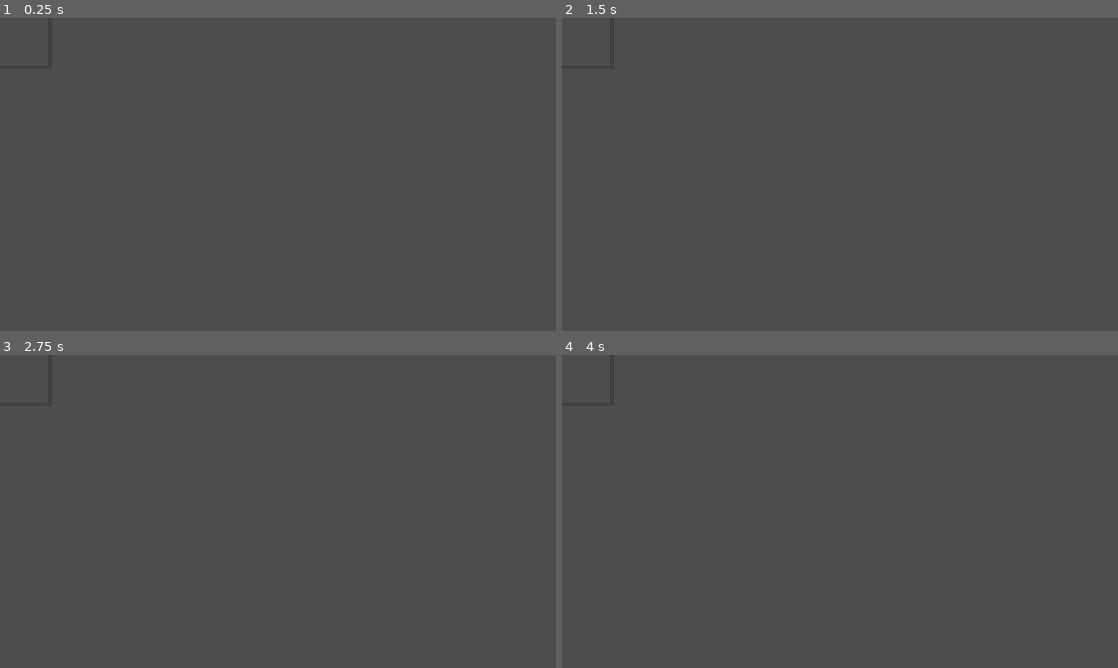
Above: before the commit, frames 1-4 (two rows, left to right).
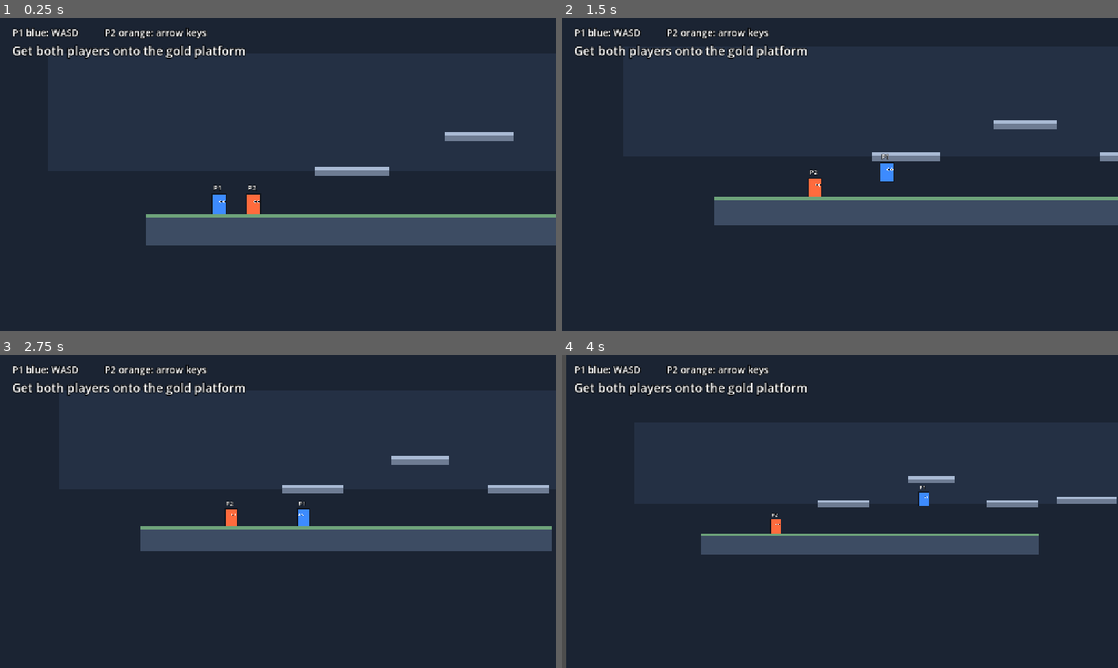
Above: after the commit, the same moments.

Repository: tnymeng/godotthingymabober
Game: Godot game, scene res://main.tscn
The game is run twice, just before and just after one commit, with the same random seed, the same clock (stepped at 60 frames per second) and the same inputs. Before the commit the project starts from res://node_2d.tscn.
Inputs:
- Up to frame 1 (0.25 s): no input
- Up to frame 2 (1.5 s): hold R 0.53-1.28 s; hold D from 0.53 s (still down); tap W at 0.77, 0.8, 1.07, 1.35 s
- Up to frame 3 (2.75 s): tap W at 1.52, 1.82, 2.3 s; tap R at 1.55 s; release D at 2.03 s; hold A from 2.03 s (still down); hold R from 2.03 s (still down)
- Up to frame 4 (4 s): release A at 2.78 s; release R at 2.78 s; hold D from 2.78 s (still down); tap R at 2.85 s; tap W at 3.02, 3.32, 3.6, 3.77 s

The runs differ from the first frame. In frame 1, 93% of the frame differs, in the area x 0-100%, y 0-100%; in frame 2, 94%; in frame 3, 95%; in frame 4, 95%.

Commit message:
hi

Diff:
--- /dev/null
+++ b/game.gd
@@ -0,0 +1,199 @@
+extends Node2D
+
+const GROUND := Color("3d4c63")
+const GROUND_TOP := Color("6ea37a")
+const STONE := Color("6e7c93")
+const STONE_TOP := Color("a9bad4")
+const GOLD := Color("e2b34d")
+const GOLD_TOP := Color("ffe08a")
+
+var _player_one: Player
+var _player_two: Player
+var _camera: Camera2D
+var _banner: Label
+var _on_goal: Dictionary = {}
+var _won := false
+var _restart_was := false
+
+func _ready() -> void:
+	_build_sky()
+	_build_level()
+	_build_goal()
+	_spawn_players()
+	_build_camera()
+	_build_hud()
+
+func _build_sky() -> void:
+	_quad(Rect2(-400, -500, 4200, 1800), Color("1b2433"), -20)
+	_quad(Rect2(-200, 300, 3800, 240), Color("243044"), -19)
+
+func _physics_process(delta: float) -> void:
+	_follow_players(delta)
+	_refresh_banner()
+	var restart := Input.is_physical_key_pressed(KEY_R)
+	if _won and restart and not _restart_was:
+		get_tree().reload_current_scene()
+	_restart_was = restart
+
+func _build_level() -> void:
+	_platform(Vector2(500, 660), Vector2(1000, 64), GROUND, GROUND_TOP)
+	_platform(Vector2(420, 540), Vector2(150, 20), STONE, STONE_TOP)
+	_platform(Vector2(680, 470), Vector2(140, 20), STONE, STONE_TOP)
+	_platform(Vector2(920, 540), Vector2(150, 20), STONE, STONE_TOP)
+	_platform(Vector2(1140, 530), Vector2(180, 20), STONE, STONE_TOP)
+	_platform(Vector2(1630, 660), Vector2(700, 64), GROUND, GROUND_TOP)
+	_platform(Vector2(1480, 500), Vector2(160, 20), STONE, STONE_TOP)
+	_platform(Vector2(1685, 400), Vector2(170, 20), STONE, STONE_TOP)
+	_platform(Vector2(1900, 510), Vector2(140, 20), STONE, STONE_TOP)
+	_platform(Vector2(2240, 548), Vector2(220, 20), STONE, STONE_TOP, true)
+	_platform(Vector2(2900, 660), Vector2(800, 64), GROUND, GROUND_TOP)
+	_platform(Vector2(2620, 540), Vector2(150, 20), STONE, STONE_TOP)
+	_platform(Vector2(2760, 470), Vector2(150, 20), STONE, STONE_TOP)
+	_platform(Vector2(3040, 360), Vector2(210, 22), GOLD, GOLD_TOP)
+
+func _quad(rect: Rect2, color: Color, z: int) -> void:
+	var poly := Polygon2D.new()
+	poly.z_index = z
+	poly.color = color
+	poly.polygon = PackedVector2Array([
+		rect.position,
+		rect.position + Vector2(rect.size.x, 0),
+		rect.position + rect.size,
+		rect.position + Vector2(0, rect.size.y),
+	])
+	add_child(poly)
+
+func _platform(center: Vector2, size: Vector2, fill: Color, top: Color, moving := false) -> Node2D:
+	var body: Node2D = MovingPlatform.new() if moving else StaticBody2D.new()
+	body.position = center
+	var shape := CollisionShape2D.new()
+	var rect := RectangleShape2D.new()
+	rect.size = size
+	shape.shape = rect
+	body.add_child(shape)
+	body.add_child(_slab(size, fill))
+	var cap_h := minf(8.0, size.y * 0.4)
+	var cap := _slab(Vector2(size.x, cap_h), top)
+	cap.position = Vector2(0, -size.y * 0.5 + cap_h * 0.5)
+	body.add_child(cap)
+	add_child(body)
+	return body
+
+func _slab(size: Vector2, color: Color) -> Polygon2D:
+	var poly := Polygon2D.new()
+	var half := size * 0.5
+	poly.polygon = PackedVector2Array([
+		Vector2(-half.x, -half.y),
+		Vector2(half.x, -half.y),
+		Vector2(half.x, half.y),
+		Vector2(-half.x, half.y),
+	])
+	poly.color = color
+	return poly
+
+func _spawn_players() -> void:
+	_player_one = _make_player(Vector2(150, 626), KEY_A, KEY_D, KEY_W, Color("3d8bff"), "P1")
+	_player_two = _make_player(Vector2(220, 626), KEY_LEFT, KEY_RIGHT, KEY_UP, Color("ff6b3d"), "P2")
+
+func _make_player(at: Vector2, left: Key, right: Key, jump: Key, color: Color, label: String) -> Player:
+	var player := Player.new()
+	player.position = at
+	player.left_key = left
+	player.right_key = right
+	player.jump_key = jump
+	player.body_color = color
+	player.player_name = label
+	player.spawn_point = at
+	add_child(player)
+	return player
+
+func _build_goal() -> void:
+	var area := Area2D.new()
+	area.position = Vector2(3040, 300)
+	area.collision_mask = 2
+	var shape := CollisionShape2D.new()
+	var rect := RectangleShape2D.new()
+	rect.size = Vector2(170, 120)
+	shape.shape = rect
+	area.add_child(shape)
+	var flag := Polygon2D.new()
+	flag.polygon = PackedVector2Array([
+		Vector2(78, 28), Vector2(84, 28), Vector2(84, -70), Vector2(78, -70),
+	])
+	flag.color = Color("f4f7fb")
+	area.add_child(flag)
+	var cloth := Polygon2D.new()
+	cloth.polygon = PackedVector2Array([
+		Vector2(84, -70), Vector2(132, -52), Vector2(84, -34),
+	])
+	cloth.color = Color("e85d4c")
+	area.add_child(cloth)
+	area.body_entered.connect(_on_goal_entered)
+	area.body_exited.connect(_on_goal_exited)
+	add_child(area)
+
+func _build_camera() -> void:
+	_camera = Camera2D.new()
+	_camera.position = Vector2(480, 420)
+	_camera.zoom = Vector2(1.15, 1.15)
+	add_child(_camera)
+	_camera.make_current()
+
+func _build_hud() -> void:
+	var layer := CanvasLayer.new()
+	add_child(layer)
+	var title := _label("P1 blue: WASD          P2 orange: arrow keys", 22)
+	title.position = Vector2(28, 18)
+	layer.add_child(title)
+	_banner = _label("Get both players onto the gold platform", 28)
+	_banner.position = Vector2(28, 56)
+	layer.add_child(_banner)
+
+func _label(text: String, size: int) -> Label:
+	var label := Label.new()
+	label.text = text
+	label.add_theme_font_size_override("font_size", size)
+	label.add_theme_color_override("font_color", Color.WHITE)
+	label.add_theme_color_override("font_outline_color", Color(0, 0, 0, 0.85))
+	label.add_theme_constant_override("outline_size", 8)
+	return label
+
+func _follow_players(delta: float) -> void:
+	if _player_one == null or _player_two == null:
+		return
+	var midpoint := (_player_one.global_position + _player_two.global_position) * 0.5
+	midpoint.y -= 30.0
+	var span := absf(_player_one.global_position.x - _player_two.global_position.x)
+	var span_y := absf(_player_one.global_position.y - _player_two.global_position.y)
+	var fit := maxf(span / 900.0, span_y / 420.0)
+	var target_zoom := clampf(1.2 - fit, 0.55, 1.2)
+	var blend := 1.0 - exp(-5.0 * delta)
+	_camera.global_position = _camera.global_position.lerp(midpoint, blend)
+	_camera.zoom = _camera.zoom.lerp(Vector2.ONE * target_zoom, blend)
+
+func _on_goal_entered(body: Node2D) -> void:
+	if not body.is_in_group("players"):
+		return
+	_on_goal[body] = true
+	_refresh_banner()
+
+func _on_goal_exited(body: Node2D) -> void:
+	_on_goal.erase(body)
+	_refresh_banner()
+
+func _refresh_banner() -> void:
+	if _won:
+		return
+	var blue_ready := _on_goal.has(_player_one) and _player_one.is_on_floor()
+	var orange_ready := _on_goal.has(_player_two) and _player_two.is_on_floor()
+	if blue_ready and orange_ready:
+		_won = true
+		_banner.text = "Both made it!   Press R to play again"
+		_banner.add_theme_color_override("font_color", Color("ffe08a"))
+		return
+	if blue_ready:
+		_banner.text = "Blue is on the flag. Orange, catch up."
+	elif orange_ready:
+		_banner.text = "Orange is on the flag. Blue, catch up."
+	else:
+		_banner.text = "Get both players onto the gold platform"
--- /dev/null
+++ b/main.tscn
@@ -0,0 +1,6 @@
+[gd_scene load_steps=2 format=3]
+
+[ext_resource type="Script" path="res://game.gd" id="1_game"]
+
+[node name="Game" type="Node2D"]
+script = ExtResource("1_game")
--- /dev/null
+++ b/moving_platform.gd
@@ -0,0 +1,16 @@
+class_name MovingPlatform
+extends AnimatableBody2D
+
+var distance := 180.0
+var speed := 0.85
+var axis := Vector2.RIGHT
+var _origin := Vector2.ZERO
+var _time := 0.0
+
+func _ready() -> void:
+	_origin = global_position
+	sync_to_physics = true
+
+func _physics_process(delta: float) -> void:
+	_time += delta
+	global_position = _origin + axis * sin(_time * speed) * distance
--- a/node_2d.tscn
+++ b/node_2d.tscn
@@ -4,3 +4,5 @@
 
 [node name="Window" type="Window" parent="." unique_id=1333786019]
 oversampling_override = 1.0
+position = Vector2i(20, 36)
+size = Vector2i(670, 100)
--- /dev/null
+++ b/player.gd
@@ -0,0 +1,127 @@
+class_name Player
+extends CharacterBody2D
+
+const SPEED := 280.0
+const ACCEL := 2400.0
+const FRICTION := 2800.0
+const JUMP_VELOCITY := -660.0
+const GRAVITY := 1500.0
+const MAX_FALL := 900.0
+const COYOTE_TIME := 0.12
+const JUMP_BUFFER := 0.12
+
+@export var left_key: Key = KEY_A
+@export var right_key: Key = KEY_D
+@export var jump_key: Key = KEY_W
+@export var body_color: Color = Color("3d8bff")
+@export var player_name: String = "P1"
+@export var spawn_point := Vector2.ZERO
+@export var fall_y := 1100.0
+
+var _coyote := 0.0
+var _jump_buffer := 0.0
+var _jump_was := false
+var _facing := 1.0
+var _visual: Node2D
+
+func _ready() -> void:
+	add_to_group("players")
+	floor_snap_length = 16.0
+	collision_layer = 2
+	collision_mask = 1
+	z_index = 5
+	var shape := CollisionShape2D.new()
+	var rect := RectangleShape2D.new()
+	rect.size = Vector2(28, 40)
+	shape.shape = rect
+	shape.position = Vector2(0, -20)
+	add_child(shape)
+	_build_visual()
+
+func _build_visual() -> void:
+	_visual = Node2D.new()
+	add_child(_visual)
+	var outline := Polygon2D.new()
+	outline.color = Color(0, 0, 0, 0.45)
+	outline.polygon = PackedVector2Array([
+		Vector2(-16, -42), Vector2(16, -42), Vector2(16, 1), Vector2(-16, 1),
+	])
+	_visual.add_child(outline)
+	var body := Polygon2D.new()
+	body.color = body_color
+	body.polygon = PackedVector2Array([
+		Vector2(-14, -40), Vector2(14, -40), Vector2(14, 0), Vector2(-14, 0),
+	])
+	_visual.add_child(body)
+	_add_eye(Vector2(3, -26))
+	_add_eye(Vector2(10, -26))
+	var tag := Label.new()
+	tag.text = player_name
+	tag.position = Vector2(-12, -64)
+	tag.mouse_filter = Control.MOUSE_FILTER_IGNORE
+	tag.add_theme_font_size_override("font_size", 14)
+	tag.add_theme_color_override("font_color", Color.WHITE)
+	tag.add_theme_color_override("font_outline_color", Color(0, 0, 0, 0.85))
+	tag.add_theme_constant_override("outline_size", 6)
+	add_child(tag)
+
+func _add_eye(at: Vector2) -> void:
+	var white := Polygon2D.new()
+	white.color = Color.WHITE
+	white.polygon = _diamond(at, 3.2)
+	_visual.add_child(white)
+	var pupil := Polygon2D.new()
+	pupil.color = Color(0.08, 0.1, 0.16)
+	pupil.polygon = _diamond(at + Vector2(1.1, 0), 1.5)
+	_visual.add_child(pupil)
+
+func _diamond(center: Vector2, radius: float) -> PackedVector2Array:
+	return PackedVector2Array([
+		center + Vector2(0, -radius),
+		center + Vector2(radius, 0),
+		center + Vector2(0, radius),
+		center + Vector2(-radius, 0),
+	])
+
+func _physics_process(delta: float) -> void:
+	var jump_down := Input.is_physical_key_pressed(jump_key)
+	if jump_down and not _jump_was:
+		_jump_buffer = JUMP_BUFFER
+	else:
+		_jump_buffer = maxf(_jump_buffer - delta, 0.0)
+	_jump_was = jump_down
+
+	if is_on_floor():
+		_coyote = COYOTE_TIME
+	else:
+		_coyote = maxf(_coyote - delta, 0.0)
+
+	if not is_on_floor():
+		var gravity := GRAVITY
+		if velocity.y < 0.0 and not jump_down:
+			gravity *= 2.2
+		velocity.y = minf(velocity.y + gravity * delta, MAX_FALL)
+
+	if _jump_buffer > 0.0 and _coyote > 0.0:
+		velocity.y = JUMP_VELOCITY
+		_jump_buffer = 0.0
+		_coyote = 0.0
+
+	var direction := 0.0
+	if Input.is_physical_key_pressed(left_key):
+		direction -= 1.0
+	if Input.is_physical_key_pressed(right_key):
+		direction += 1.0
+
+	var target := direction * SPEED
+	var rate := ACCEL if direction != 0.0 else FRICTION
+	velocity.x = move_toward(velocity.x, target, rate * delta)
+	if direction != 0.0:
+		_facing = direction
+	_visual.scale = Vector2(_facing, 1.0)
+
+	move_and_slide()
+
+	if global_position.y > fall_y:
+		global_position = spawn_point
+		velocity = Vector2.ZERO
--- a/project.godot
+++ b/project.godot
@@ -10,13 +10,15 @@
 
 [application]
 
-config/name="New Game Project"
-run/main_scene="uid://4pqund3nukl7"
+config/name="Two Player Platform"
+run/main_scene="res://main.tscn"
 config/features=PackedStringArray("4.7", "GL Compatibility")
 config/icon="res://icon.svg"
 
 [display]
 
+window/size/viewport_width=1280
+window/size/viewport_height=720
 window/stretch/mode="canvas_items"
 window/stretch/aspect="expand"
 
Not shown, added: game.gd.uid
Not shown, added: moving_platform.gd.uid
Not shown, added: player.gd.uid
